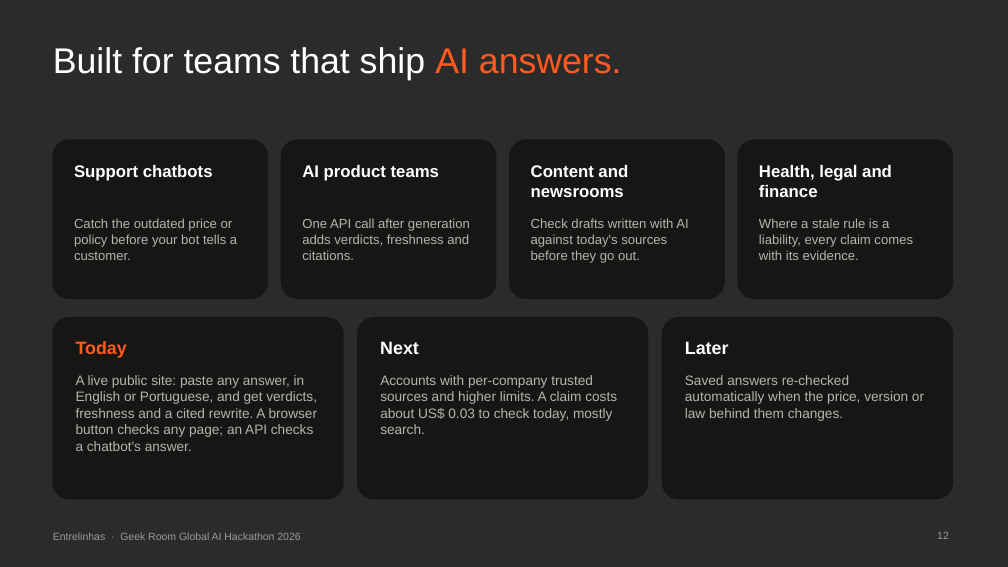
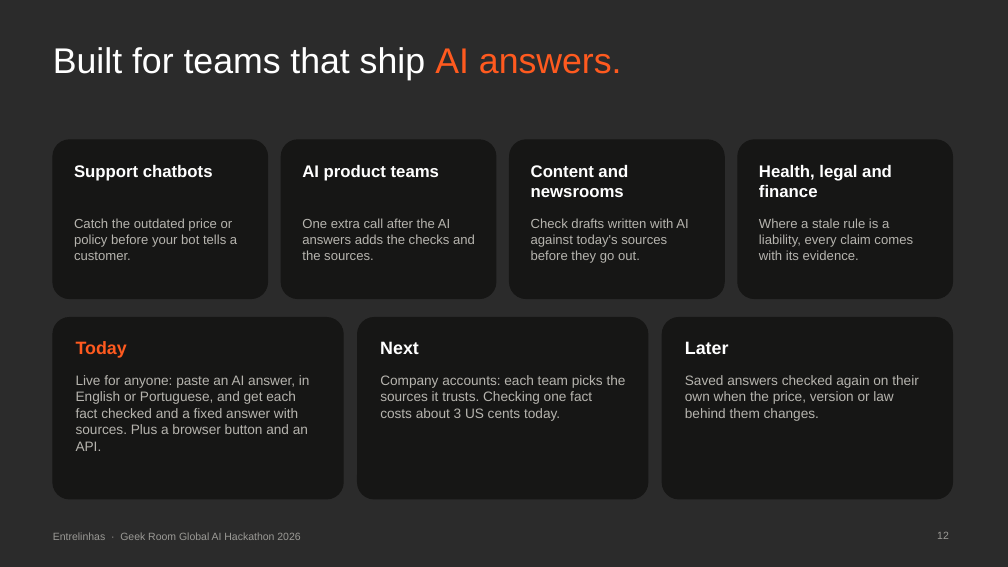
Before and after one commit to contatoalicecandido-lab/entrelinhas, a slide deck: slide 12 of submission/Entrelinhas_Pitch_Deck.pptx. Drawn at 1008x567 pixels with LibreOffice and Linux fonts; fonts in the diff are those of the drawing; background and template pictures are left out; a plain dark background stands for a picture behind light text. Boxes give left, top, right and bottom in pixels: in the first picture for what was removed or moved away, otherwise in the second. Text is boxed around its words. In the diff, an @@ line names an element or a change of style, - is before the commit and + after.

```diff
--- a/submission/Entrelinhas_Pitch_Deck.pptx
+++ b/submission/Entrelinhas_Pitch_Deck.pptx
@@ text at bbox=[302, 218, 475, 260]: text changed @@
-One API call after generation adds verdicts, freshness and citations.
+One extra call after the AI answers adds the checks and the sources.
@@ text at bbox=[76, 375, 310, 451]: text changed @@
-A live public site: paste any answer, in English or Portuguese, and get verdicts, freshness and a cited rewrite. A browser button checks any page; an API checks a chatbot's answer.
+Live for anyone: paste an AI answer, in English or Portuguese, and get each fact checked and a fixed answer with sources. Plus a browser button and an API.
@@ text at bbox=[380, 375, 626, 421]: text changed @@
-Accounts with per-company trusted sources and higher limits. A claim costs about US$ 0.03 to check today, mostly search.
+Company accounts: each team picks the sources it trusts. Checking one fact costs about 3 US cents today.
@@ text at bbox=[685, 375, 919, 421]: text changed @@
-Saved answers re-checked automatically when the price, version or law behind them changes.
+Saved answers checked again on their own when the price, version or law behind them changes.
```
Also in this commit, not shown: 13 other slides changed.
